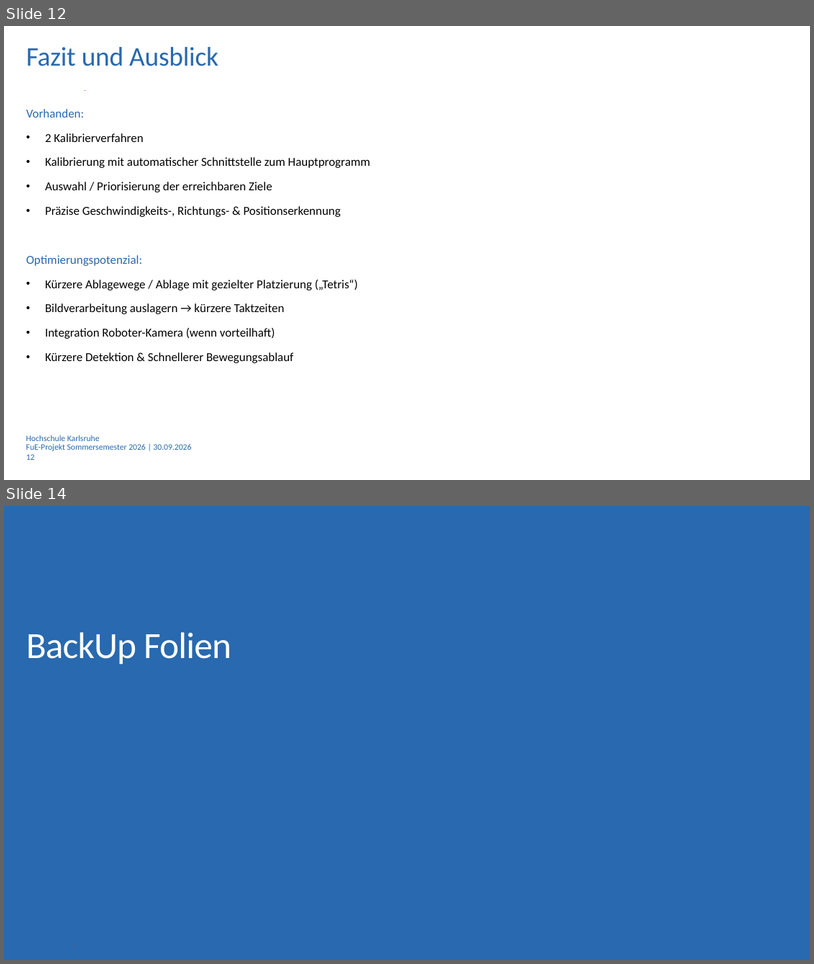
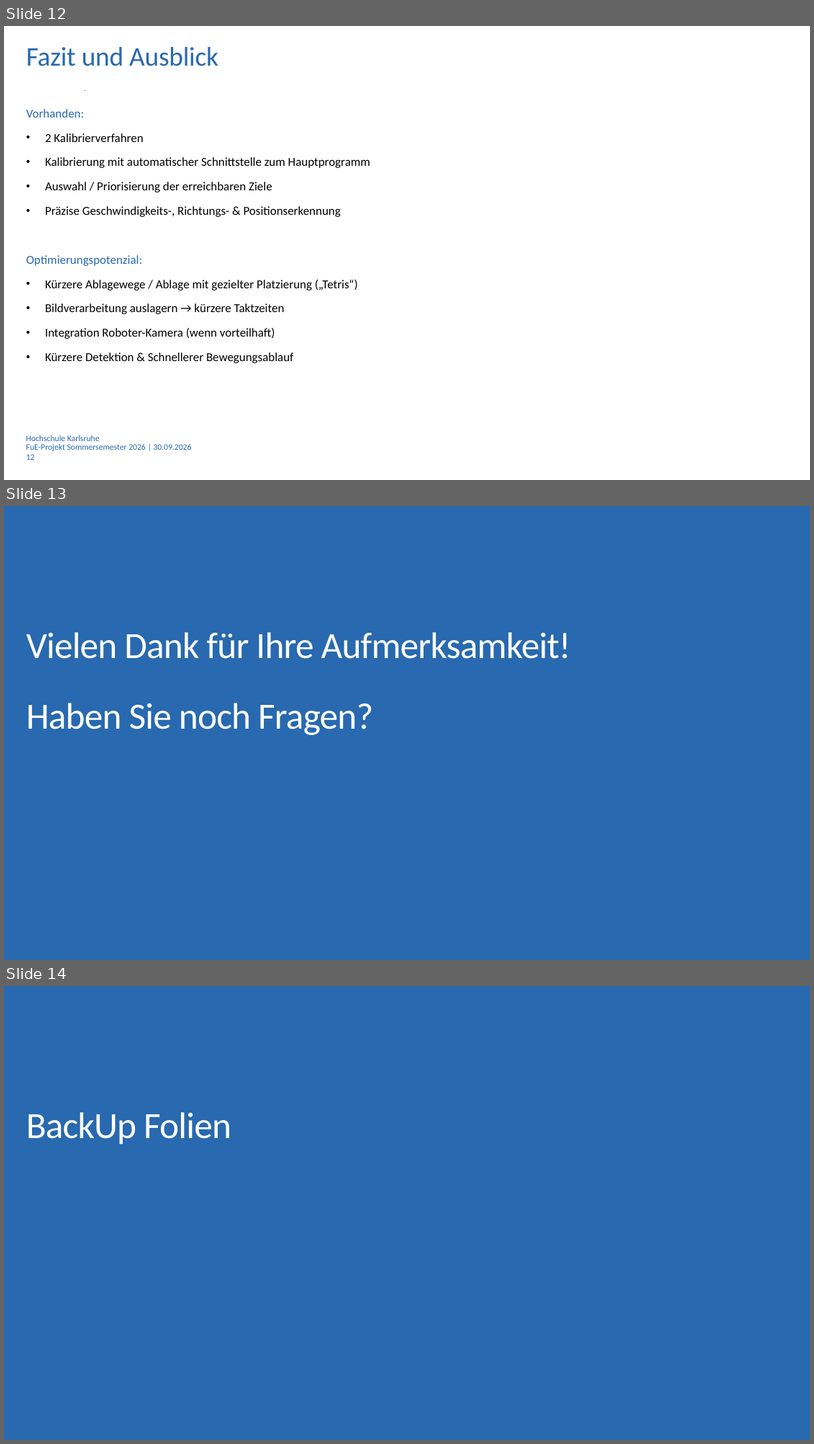
Before and after one commit to Luze212/roboter_tetris, a slide deck: docs/Abschlussprasentation_RoboterTetris_V03.pptx. Shown one above the other, each under a label of ours: slides 12 and 14 before the commit, slides 12, 13 and 14 after it; the slides between them are not shown. The pictures are 814x964 and 814x1444 pixels, drawn with LibreOffice and Linux fonts; fonts in the diff are those of the drawing; background and template pictures are left out. Boxes give left, top, right and bottom in pixels: in the first picture for what was removed or moved away, otherwise in the second. Text is boxed around its words. In the diff, an @@ line names an element or a change of style, - is before the commit and + after.

```diff
--- a/docs/Abschlussprasentation_RoboterTetris_V03.pptx
+++ b/docs/Abschlussprasentation_RoboterTetris_V03.pptx
@@ slide 13 added at (x1=4, y1=506, x2=810, y2=960), background #2869AF; not listed: 1 template element that a slide beside it also shows @@
@@ text added at (x1=26, y1=632, x2=571, y2=735), 44 pt, text #FFFFFF @@
+Vielen Dank für Ihre Aufmerksamkeit!
+Haben Sie noch Fragen?
```
Also in this commit, not shown: 1 slide removed.
